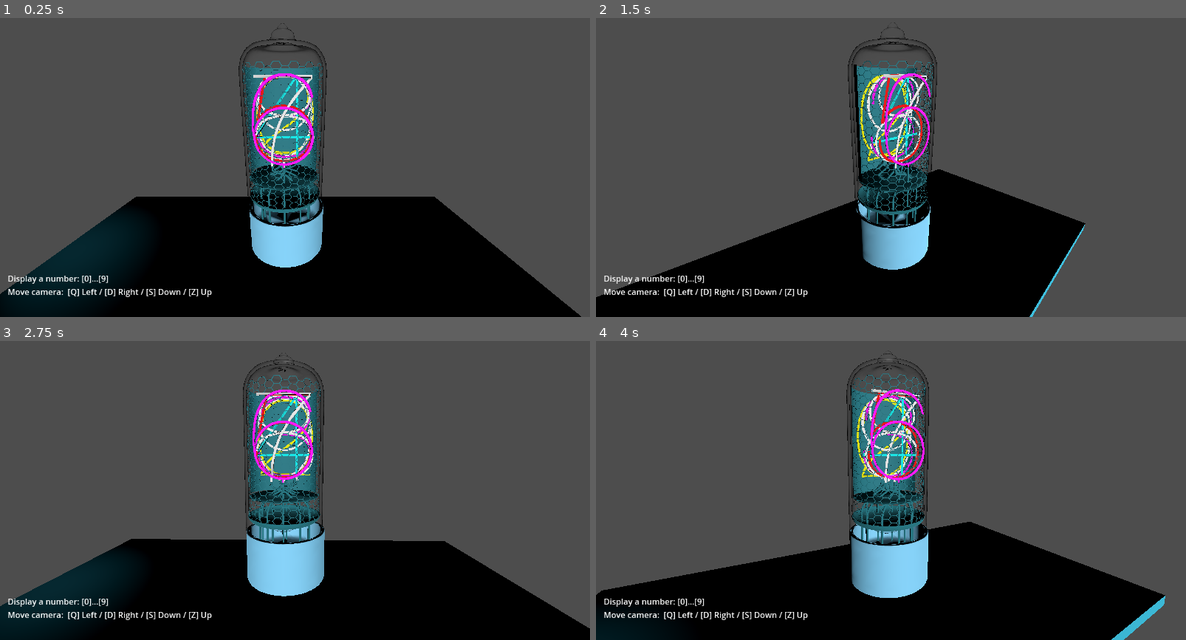
Above: before the commit, frames 1-4 (two rows, left to right).
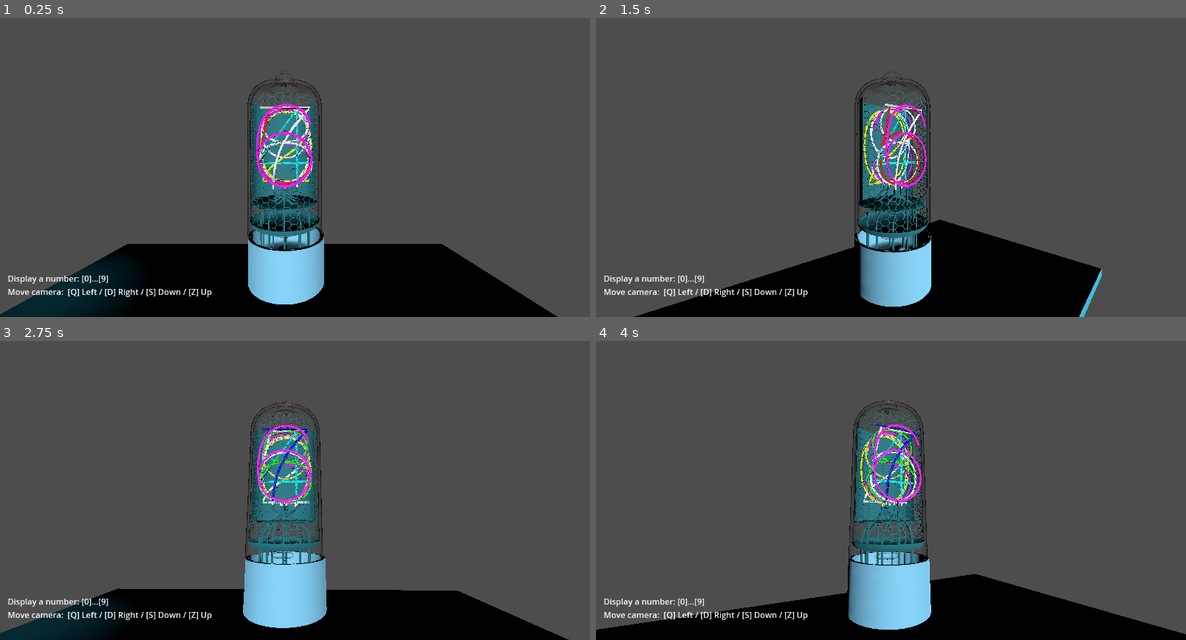
Above: after the commit, the same moments.

Repository: HackTechDev/NixieTubes
Game: Godot game, scene res://scenes/node_3d.tscn
The game is run twice, just before and just after one commit, with the same random seed, the same clock (stepped at 60 frames per second) and the same inputs.
Inputs:
- Up to frame 1 (0.25 s): no input
- Up to frame 2 (1.5 s): tap Enter at 0.5 s; hold D (key_D) 0.53-1.28 s; tap A (key_Q) at 1.35 s
- Up to frame 3 (2.75 s): tap Space at 2 s; hold S (key_S) from 2.03 s (still down)
- Up to frame 4 (4 s): release S (key_S) at 2.78 s; tap W (key_Z) at 2.85 s; tap Enter at 3.5 s; hold D (key_D) from 3.53 s (still down)

The runs differ from the first frame. In frame 1, 19% of the frame differs, in the area x 0-99%, y 1-100%; in frame 2, 19%; in frame 3, 19%; in frame 4, 20%, in the area x 0-100%, y 3-100%.

Commit message:
[Update] Camera position

Diff:
--- a/scenes/node_3d.tscn
+++ b/scenes/node_3d.tscn
@@ -101,7 +101,7 @@
 script = ExtResource("19_1ewlw")
 
 [node name="Camera3D" type="Camera3D" parent="cam_gimbal"]
-transform = Transform3D(1, 0, 0, 0, 0.953344, 0.301887, 0, -0.301887, 0.953344, 0, 1.3662, 4.08266)
+transform = Transform3D(1, 0, 0, 0, 1, 0, 0, 0, 1, 0, 0.676916, 4.49922)
 script = ExtResource("20_v3b06")
 
 [node name="Node3D" type="Node3D" parent="."]
